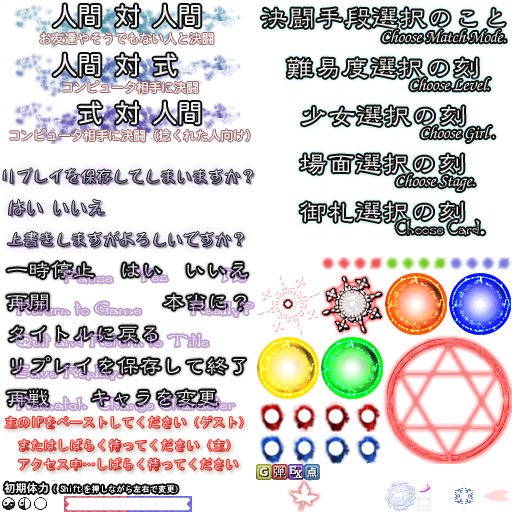
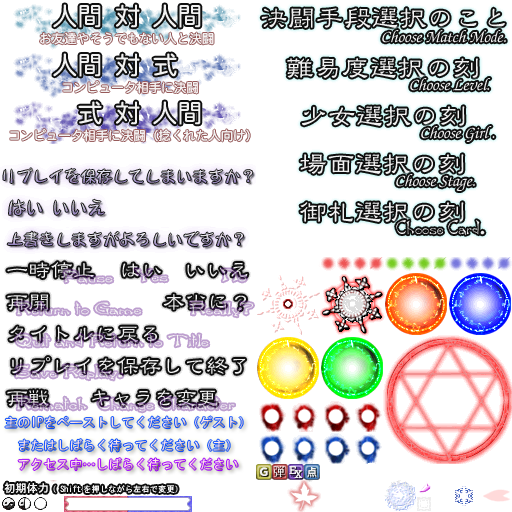
Before/after of a 512×512 layered artwork. What changed in the layer stack:
pixels changed over [4, 415, 244, 472] (layer not identified)
